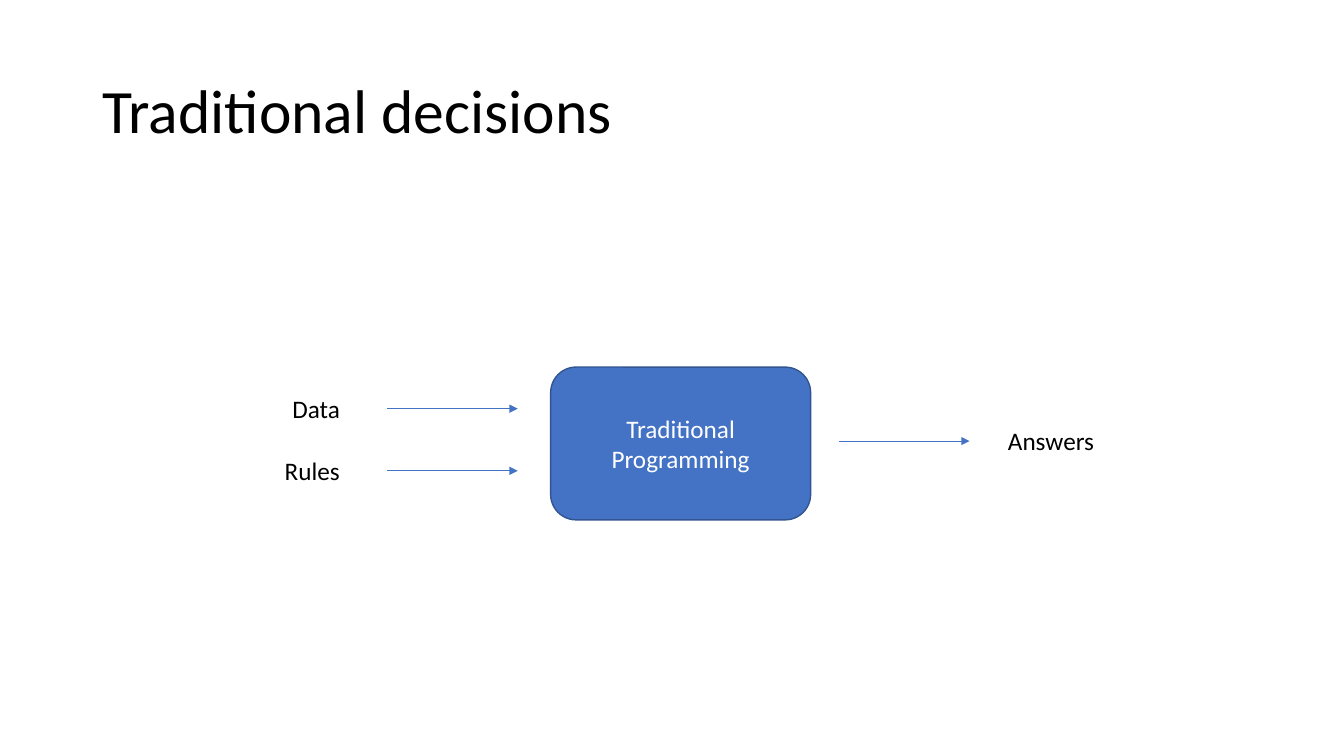
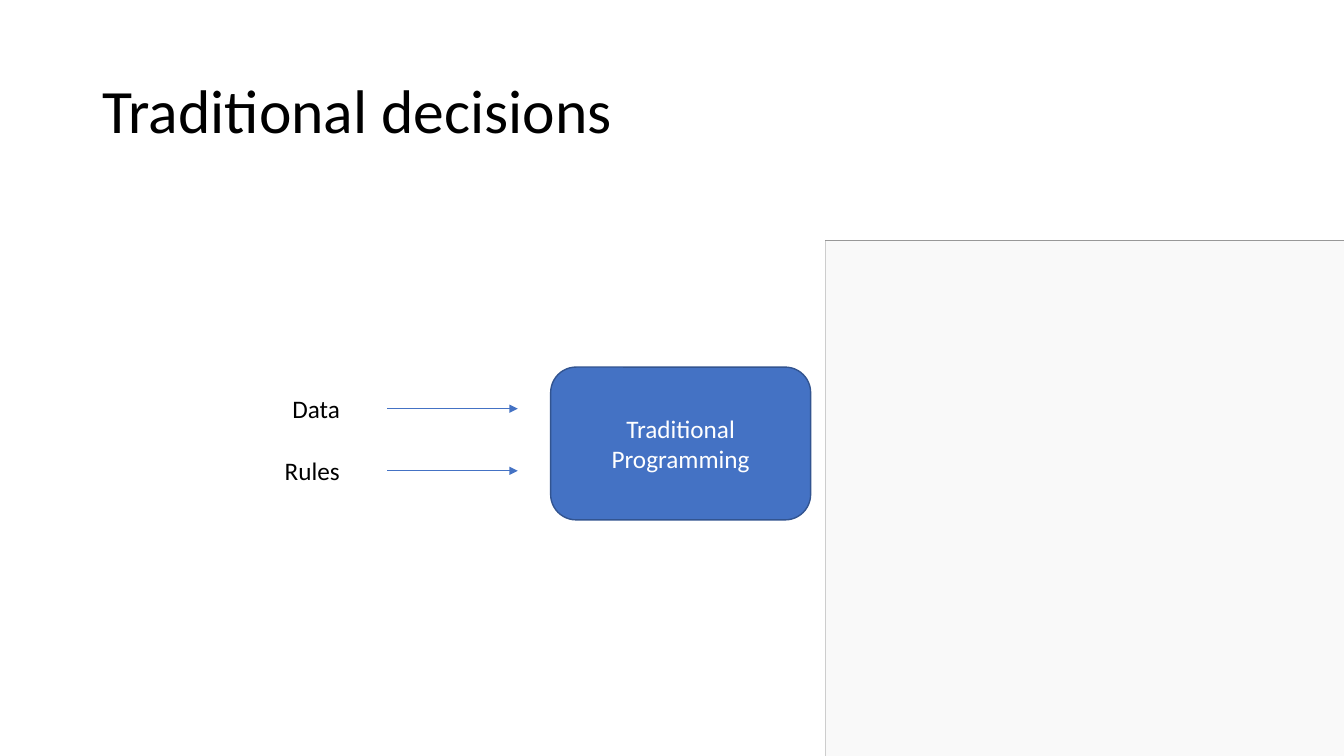
Before and after one commit to mikkelvalentinsorensen/MikValSor.GraphDBIntroTalk, a slide deck: slide 25 of Presentation.pptx (slide 21 before the commit). Drawn at 1344x756 pixels with LibreOffice and Linux fonts; fonts in the diff are those of the drawing; grey boxes stand for pictures. Boxes give left, top, right and bottom in pixels: in the first picture for what was removed or moved away, otherwise in the second. Text is boxed around its words. In the diff, an @@ line names an element or a change of style, - is before the commit and + after.

```diff
--- a/Presentation.pptx
+++ b/Presentation.pptx
@@ picture added at (826, 241, 1344, 756) @@
@@ rectangle added at (826, 241, 1344, 756), fill #FFFFFF at 89% opacity @@
@@ arrow removed from (839, 442) to (970, 442) @@
@@ text removed at (1008, 433, 1094, 451) @@
-Answers
```
Also in this commit, not shown: 22 other slides changed, 7 slides added, 2 slides removed.
